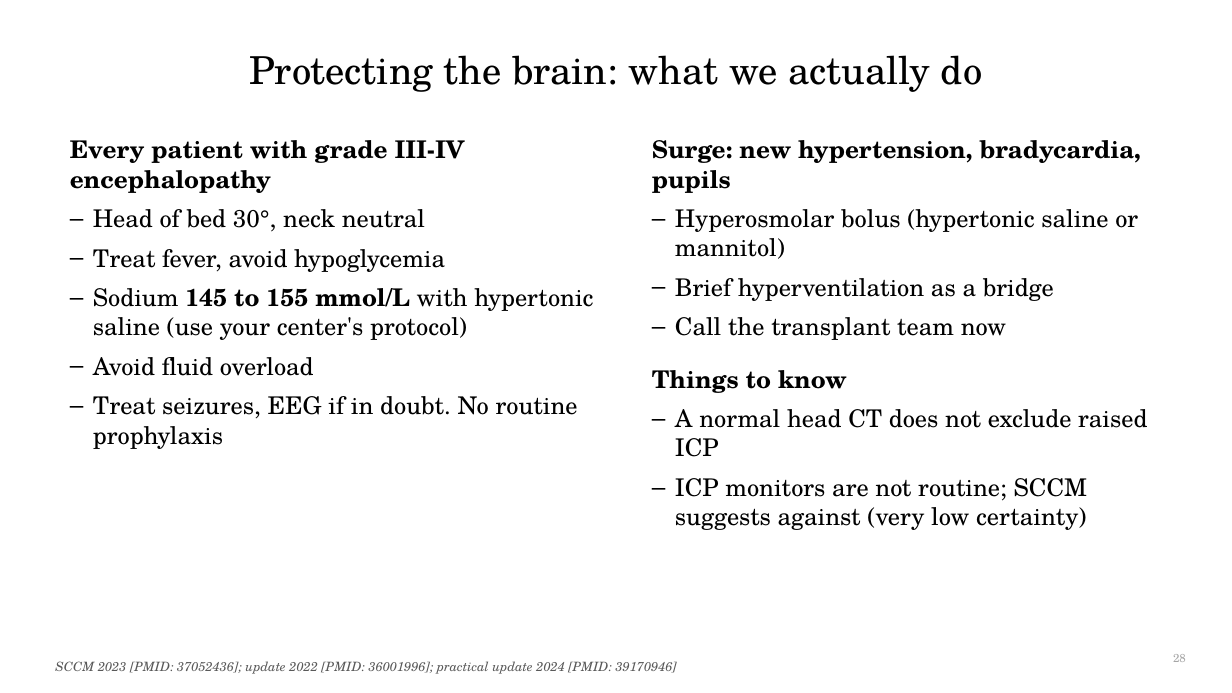
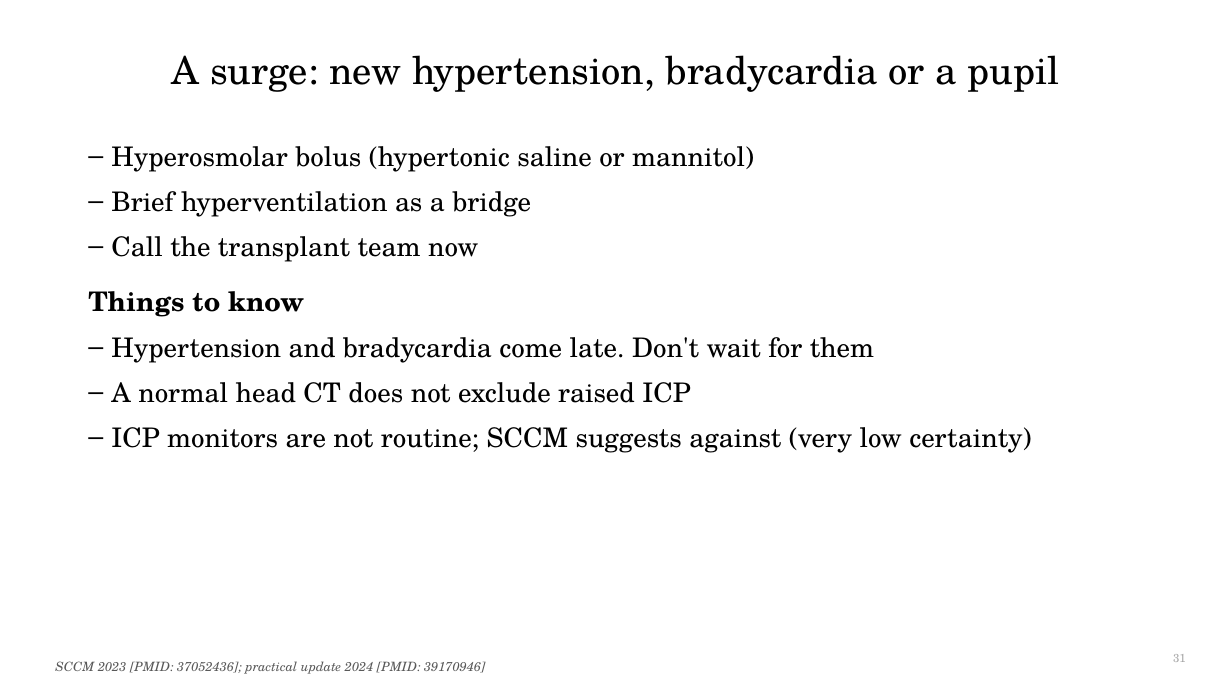
Before and after one commit to qaddodi/mohammad-almeqdadi-lectures, a slide deck: slide 31 of lectures/acute-liver-failure-aclf-in-icu/ALF and ACLF in the ICU.pptx (slide 28 before the commit). Drawn at 1232x693 pixels with LibreOffice and Linux fonts; fonts in the diff are those of the drawing. Boxes give left, top, right and bottom in pixels: in the first picture for what was removed or moved away, otherwise in the second. Text is boxed around its words. In the diff, an @@ line names an element or a change of style, - is before the commit and + after.

```diff
--- a/lectures/acute-liver-failure-aclf-in-icu/ALF and ACLF in the ICU.pptx
+++ b/lectures/acute-liver-failure-aclf-in-icu/ALF and ACLF in the ICU.pptx
@@ title at (172, 55, 1060, 92): text changed @@
-Protecting the brain: what we actually do
+A surge: new hypertension, bradycardia or a pupil
@@ text removed at (70, 140, 593, 449) @@
-Every patient with grade III-IV encephalopathy
-– Head of bed 30°, neck neutral
-– Treat fever, avoid hypoglycemia
-– Sodium 145 to 155 mmol/L with hypertonic saline (use your center's protocol)
-– Avoid fluid overload
-– Treat seizures, EEG if in doubt. No routine prophylaxis
@@ text "Hyperosmolar bolus (hypertonic saline or ...": place and size @@
-text "Hyperosmolar bolus (hypertonic saline or ..." at (652, 140, 1147, 530)
+text "Hyperosmolar bolus (hypertonic saline or ..." at (88, 146, 1031, 453)
@@ text at (88, 146, 1031, 453): size 19 to 21 pt in "Hyperosmolar bolus (hypertonic saline or mannitol)", "Brief hyperventilation as a bridge", "Call the transplant team now", "Things to know" and 2 more places; more space between paragraphs @@
@@ text at (652, 140, 1141, 193): paragraph removed @@
-Surge: new hypertension, bradycardia, pupils
@@ text at (111, 337, 874, 363): paragraph added @@
+– Hypertension and bradycardia come late. Don't wait for them
@@ page number at (1173, 654, 1186, 662): text changed @@
-28
+31
@@ text at (55, 661, 485, 674): text changed @@
-SCCM 2023 [PMID: 37052436]; update 2022 [PMID: 36001996]; practical update 2024 [PMID: 39170946]
+SCCM 2023 [PMID: 37052436]; practical update 2024 [PMID: 39170946]
```
Also in this commit, not shown: 35 other slides changed, 12 slides added, 1 slide removed, 4 other files.
